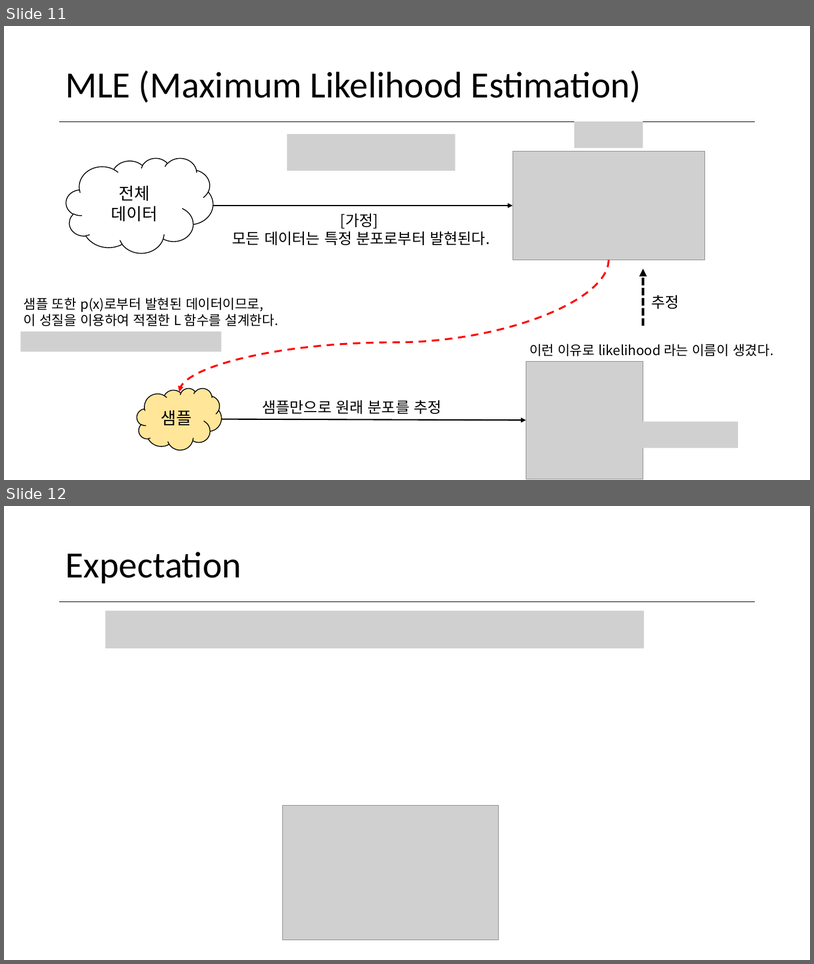
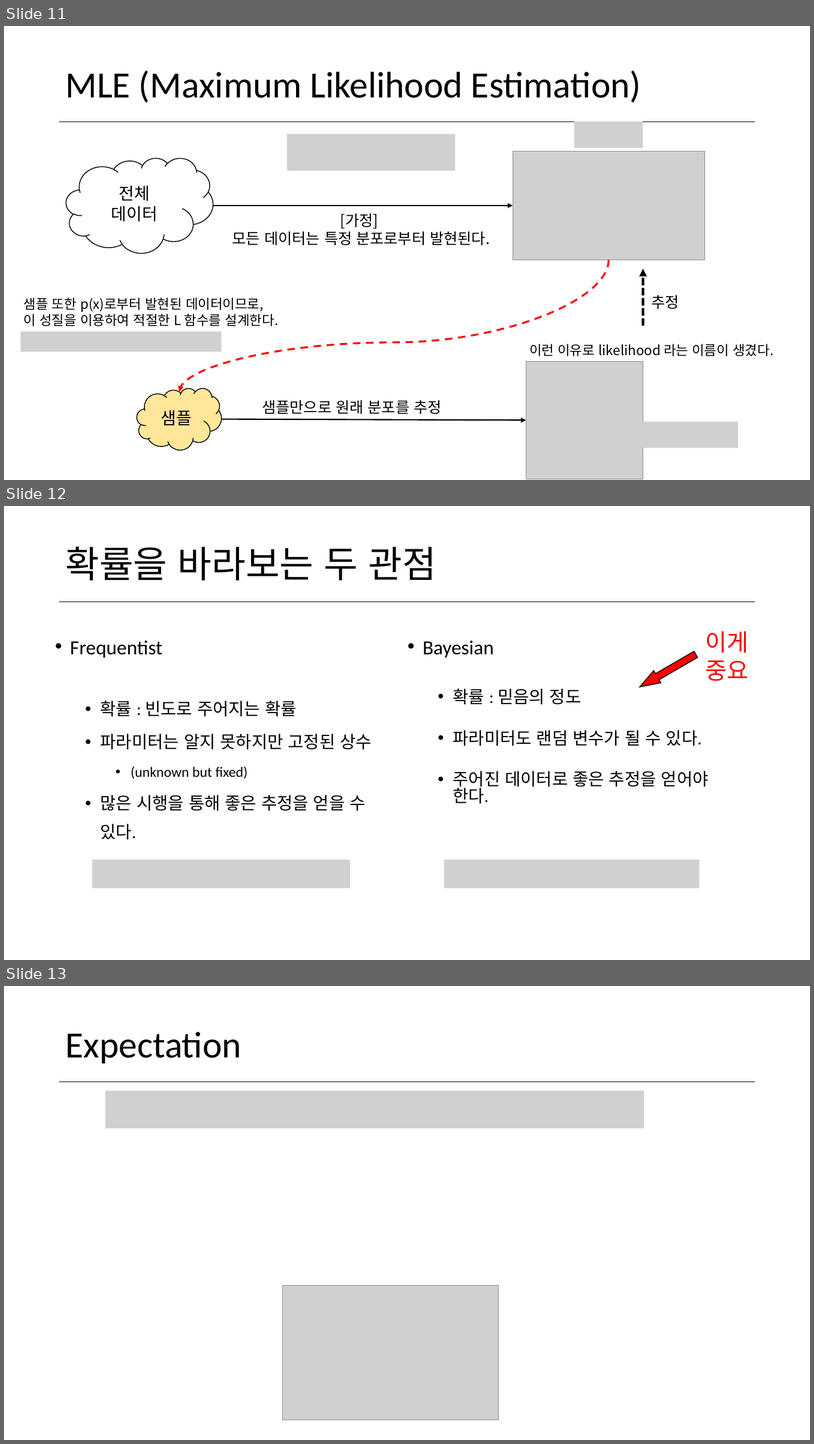
Before and after one commit to norman3/vi, a slide deck: vi.pptx. Shown one above the other, each under a label of ours: slides 11 and 12 before the commit, slides 11, 12 and 13 after it. The pictures are 814x964 and 814x1444 pixels, drawn with LibreOffice and Linux fonts; fonts in the diff are those of the drawing; grey boxes stand for pictures. Boxes give left, top, right and bottom in pixels: in the first picture for what was removed or moved away, otherwise in the second. Text is boxed around its words. In the diff, an @@ line names an element or a change of style, - is before the commit and + after.

```diff
--- a/vi.pptx
+++ b/vi.pptx
@@ slide 12 added at (4, 506, 810, 960), background #FFFFFF; not listed: 1 template element that a slide beside it also shows @@
@@ title added at (65, 546, 437, 580), 44 pt, text #000000 @@
+확률을 바라보는 두 관점
@@ text added at (705, 631, 749, 681), 28 pt, text #FF0000 @@
+이게 중요
@@ text added at (70, 640, 372, 811), 20.4 pt, text #000000 @@
+• Frequentist
+  • 확률 : 빈도로 주어지는 확률
+  • 파라미터는 알지 못하지만 고정된 상수
+    • (unknown but fixed)
+  • 많은 시행을 통해 좋은 추정을 얻을 수 있다.
@@ text added at (423, 640, 709, 804), 20.4 pt, text #000000 @@
+• Bayesian
+  • 확률 : 믿음의 정도
+  • 파라미터도 랜덤 변수가 될 수 있다.
+  • 주어진 데이터로 좋은 추정을 얻어야 한다.
@@ left arrow added at (637, 648, 700, 693), fill #FF0000, outline #000000 1 pt @@
@@ picture added at (92, 859, 351, 888) @@
@@ picture added at (444, 859, 699, 888) @@
@@ what was slide 12 is now slide 13 @@
```
Also in this commit, not shown: 3 slides changed, 2 other slides added, 1 other file.
